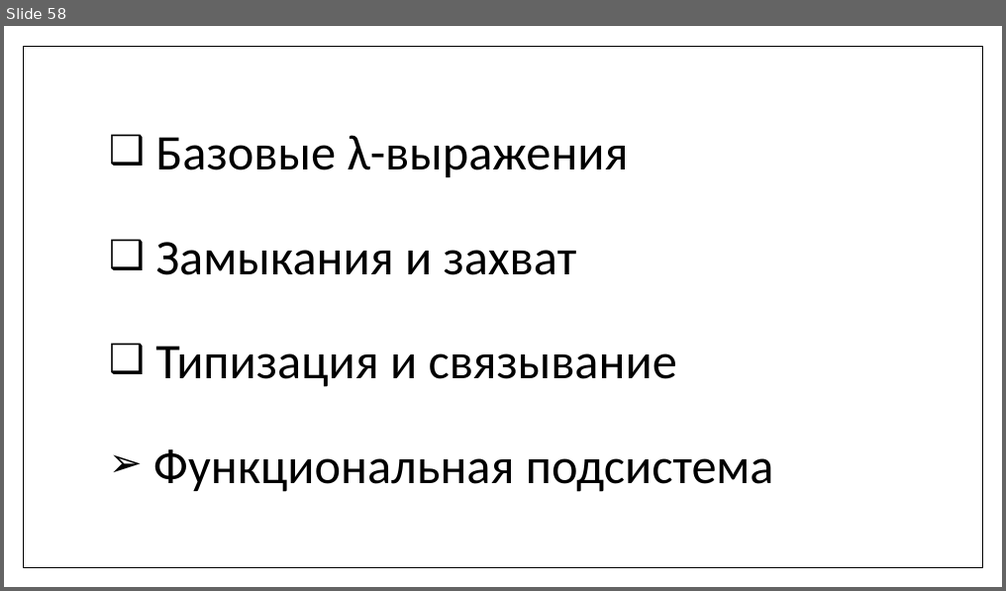
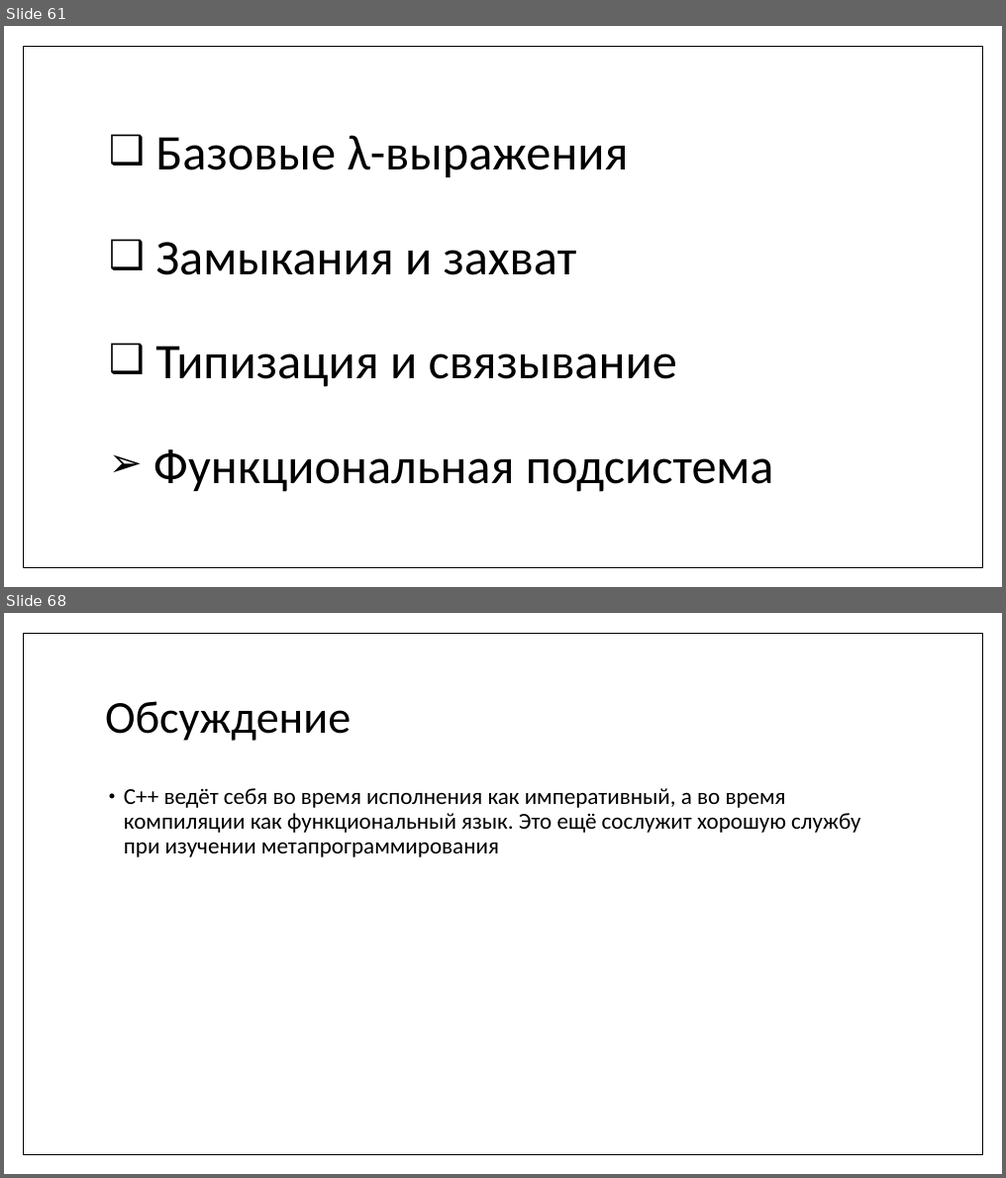
Before and after one commit to MIPT-ILab/cpp-lects-rus, a slide deck: slides/lec2-7-lambdas.pptx. Shown one above the other, each under a label of ours: slide 58 before the commit, slides 61 and 68 after it; the slides between them are not shown. The pictures are 1006x591 and 1006x1178 pixels, drawn with LibreOffice and Linux fonts; fonts in the diff are those of the drawing. Boxes give left, top, right and bottom in pixels: in the first picture for what was removed or moved away, otherwise in the second. Text is boxed around its words. In the diff, an @@ line names an element or a change of style, - is before the commit and + after.

```diff
--- a/slides/lec2-7-lambdas.pptx
+++ b/slides/lec2-7-lambdas.pptx
@@ slide 68 added at <box>4,613,1002,1174</box>, background #FFFFFF; not listed: 1 template element that a slide beside it also shows @@
@@ title added at <box>105,701,350,741</box>, 44 pt, text #000000 @@
+Обсуждение
@@ text added at <box>124,788,860,858</box>, 22 pt, text #000000 @@
+• С++ ведёт себя во время исполнения как императивный, а во время компиляции как функциональный язык. Это ещё сослужит хорошую службу при изучении метапрограммирования
@@ what was slide 58 is now slide 61 @@
```
Also in this commit, not shown: 6 slides changed, 9 other slides added, 10 other files.
